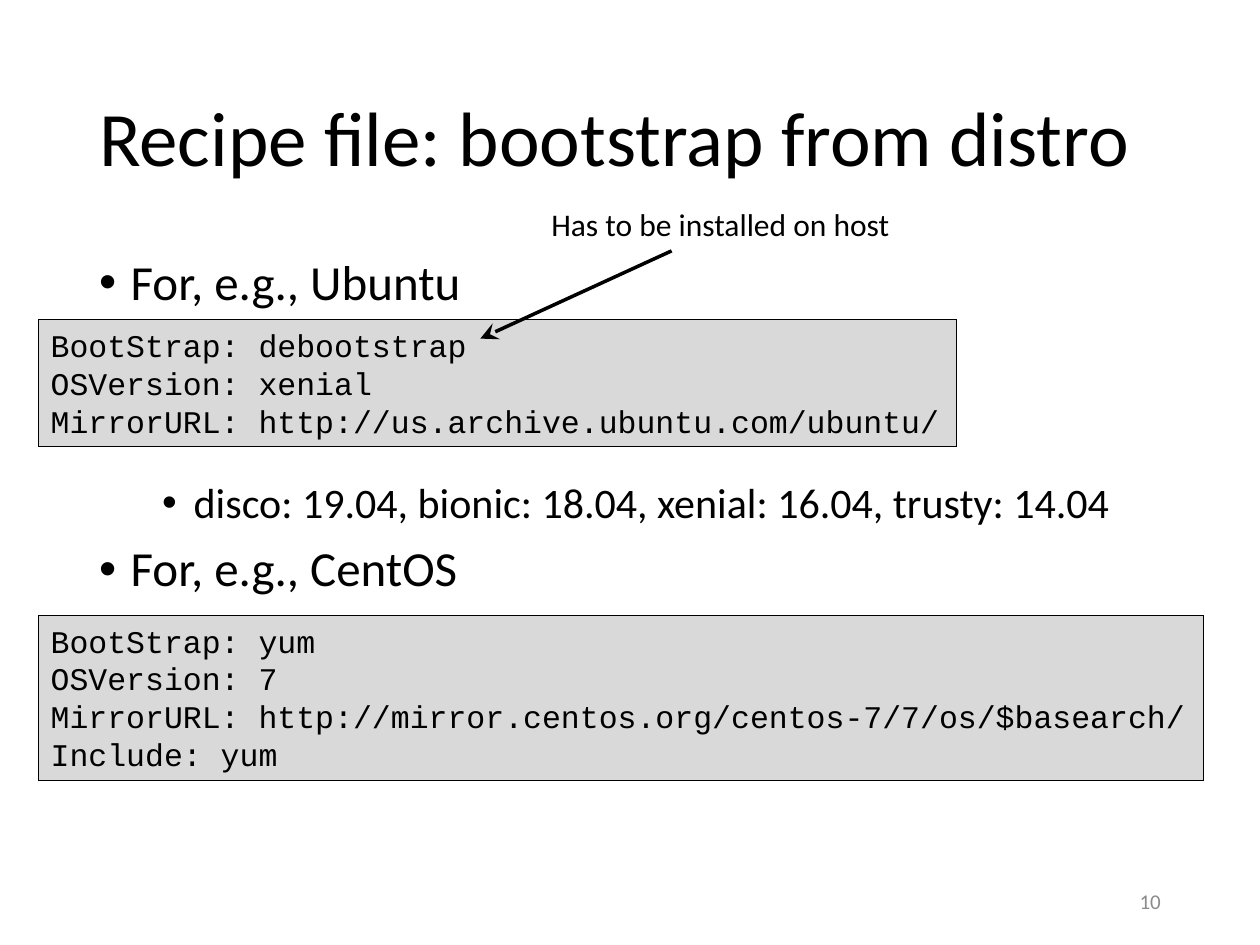
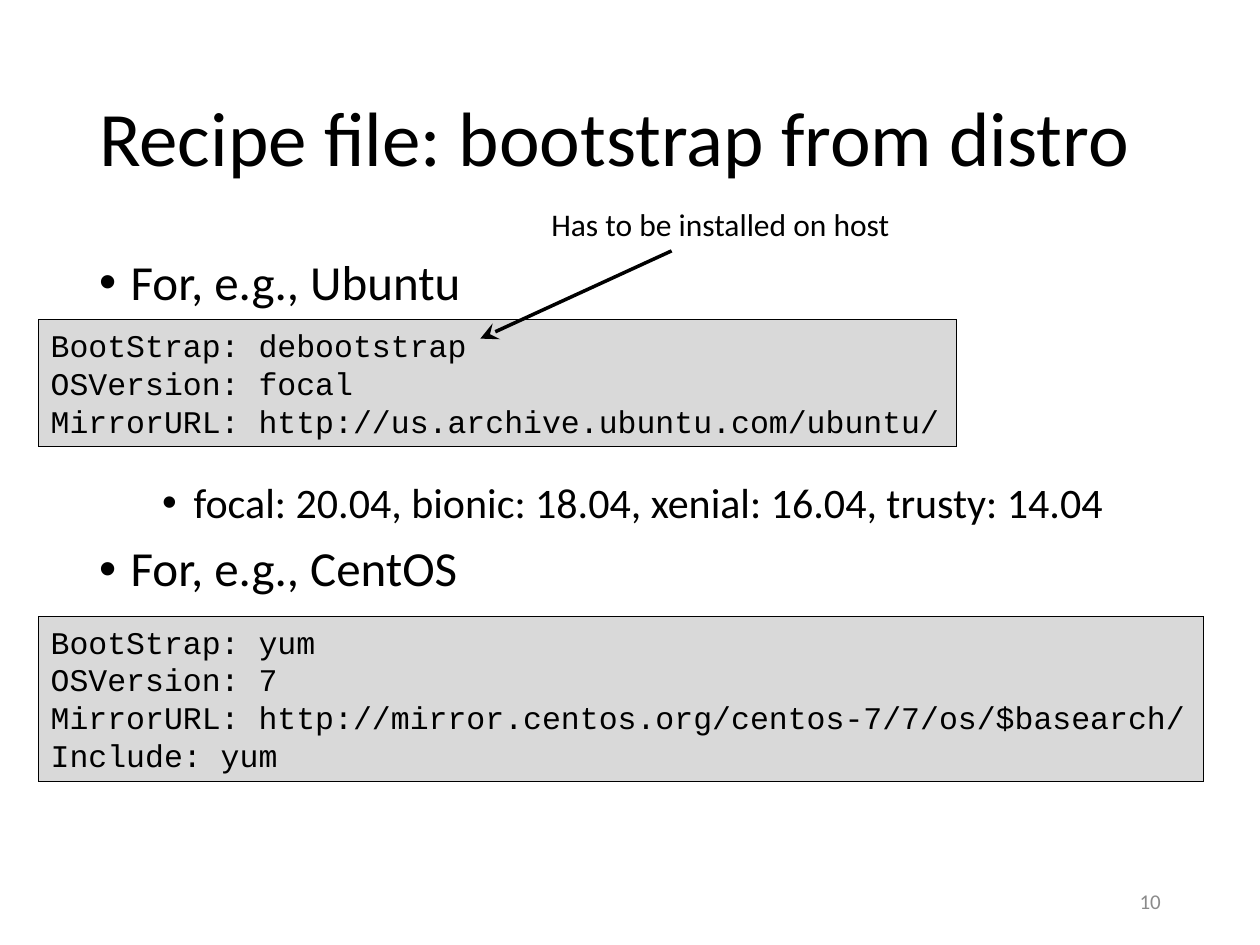
Before and after one commit to gjbex/Containers-for-HPC, a slide deck: slide 10 of singularity.pptx. Drawn at 1260x945 pixels with LibreOffice and Linux fonts; fonts in the diff are those of the drawing. Boxes give left, top, right and bottom in pixels: in the first picture for what was removed or moved away, otherwise in the second. Text is boxed around its words. In the diff, an @@ line names an element or a change of style, - is before the commit and + after.

```diff
--- a/singularity.pptx
+++ b/singularity.pptx
@@ text in rectangle at <box>51,372,353,396</box>: text changed @@
-OSVersion: xenial
+OSVersion: focal
@@ text at <box>194,488,1103,525</box>: text changed @@
-  • disco: 19.04, bionic: 18.04, xenial: 16.04, trusty: 14.04
+  • focal: 20.04, bionic: 18.04, xenial: 16.04, trusty: 14.04
```
Also in this commit, not shown: 3 slides added.
